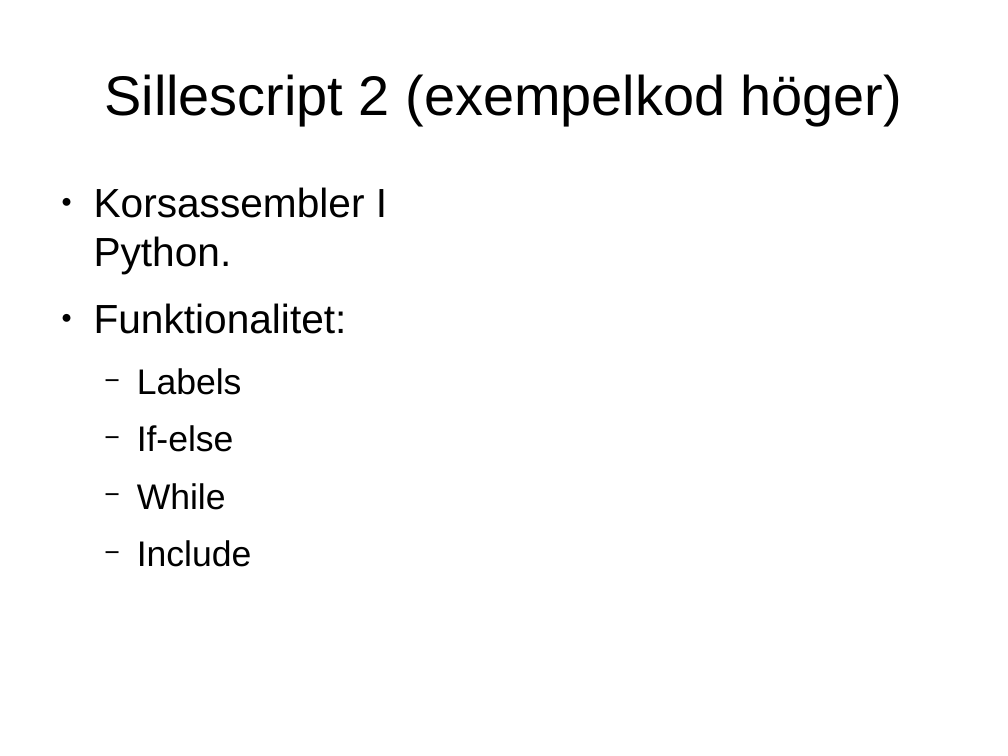
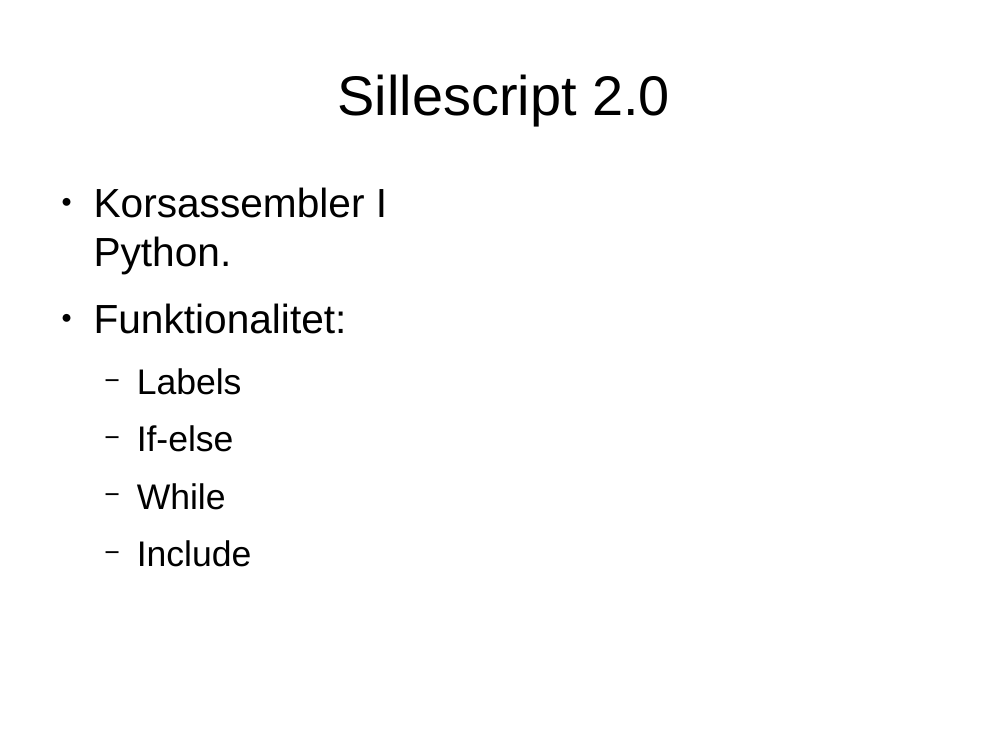
Before and after one commit to Jethro95/TSEA83_Graphing_Calculator, a slide deck: slide 4 of presentation/pp.odp (slide 12 before the commit). Drawn at 1008x756 pixels with LibreOffice and Linux fonts; fonts in the diff are those of the drawing. Boxes give left, top, right and bottom in pixels: in the first picture for what was removed or moved away, otherwise in the second. Text is boxed around its words. In the diff, an @@ line names an element or a change of style, - is before the commit and + after.

```diff
--- a/presentation/pp.odp
+++ b/presentation/pp.odp
@@ title at (338,74,670,125): text changed @@
-Sillescript 2 (exempelkod höger)
+Sillescript 2.0
```
Also in this commit, not shown: 5 other slides changed, 1 other file.
